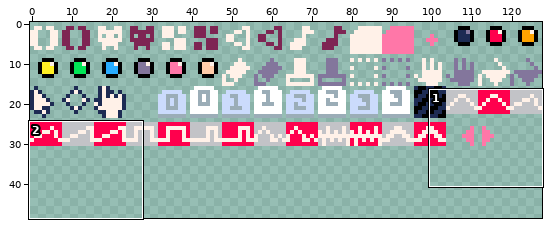
Two states of a sprite sheet, Software/Miniish/assets/miniish-system-spritesheet.png. The picture above shows the old version from afar; the outline marks the close-up.
Close-up. Earlier state:
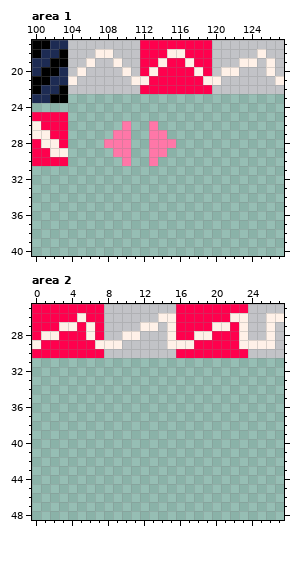
The file is 128x64 pixels. Shown: area 1: x 100..127, y 17..40; area 2: x 0..27, y 25..48. The wide view leaves out empty margins.
After the commit:
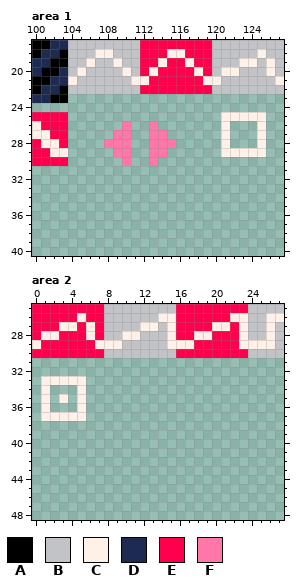
Palette (. is transparent): A #000000  B #c2c3c7  C #fff1e8  D #1d2b53  E #ff004d  F #ff77a8
Edits made:
--- area 1
@@ x 119..127 @@
 24 .........
-25 .........
-26 .........
-27 .........
-28 .........
-29 .........
+25 ..CCCCC..
+26 ..C...C..
+27 ..C...C..
+28 ..C...C..
+29 ..CCCCC..
 30 .........
--- area 2
@@ x 0..7 @@
 32 ........
-33 ........
-34 ........
-35 ........
-36 ........
-37 ........
+33 .CCCCC..
+34 .C...C..
+35 .C.C.C..
+36 .C...C..
+37 .CCCCC..
 38 ........
Changed places in both close-ups, as pixel boxes (x1, y1, x2, y2):
added: (221, 112, 266, 157)
added: (41, 376, 86, 421)
